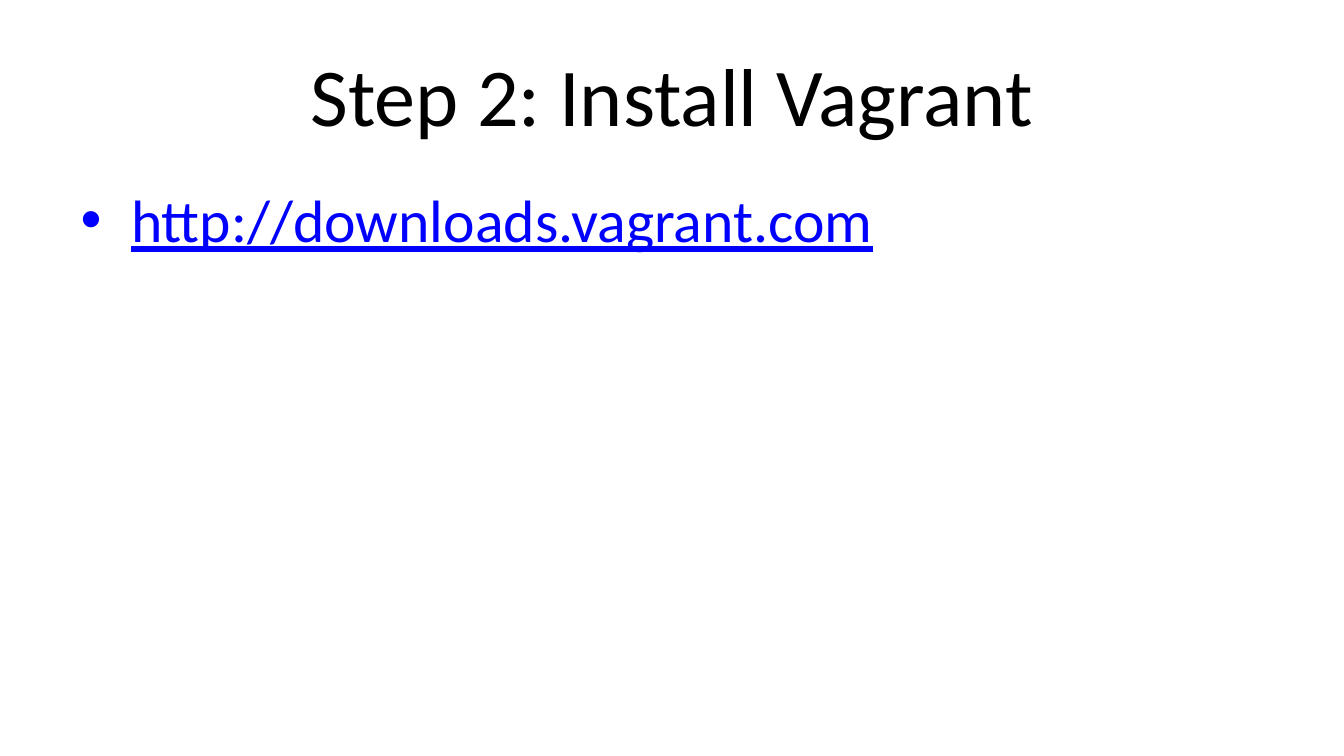
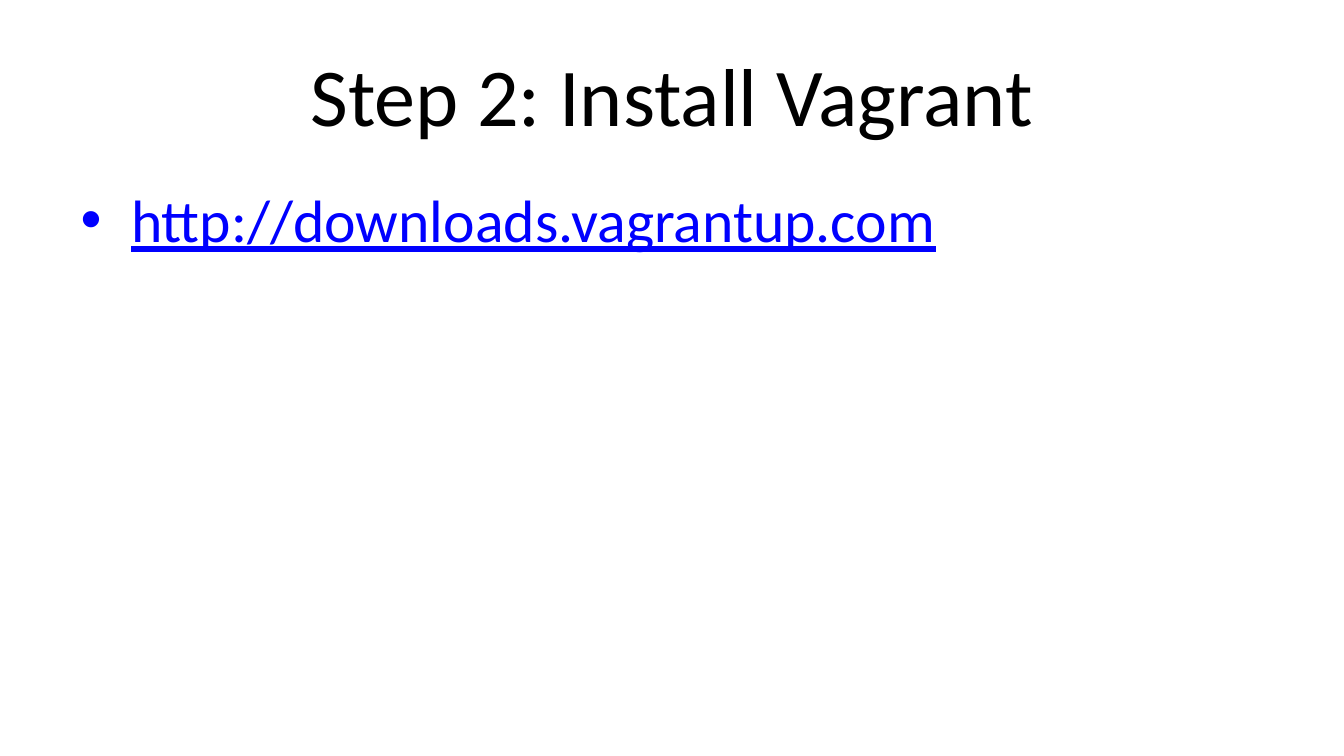
Before and after one commit to VMTrooper/VagrantBrownBag, a slide deck: slide 4 of Vagrant.pptx (slide 3 before the commit). Drawn at 1344x756 pixels with LibreOffice and Linux fonts; fonts in the diff are those of the drawing. Boxes give left, top, right and bottom in pixels: in the first picture for what was removed or moved away, otherwise in the second. Text is boxed around its words. In the diff, an @@ line names an element or a change of style, - is before the commit and + after.

```diff
--- a/Vagrant.pptx
+++ b/Vagrant.pptx
@@ text at (x1=131, y1=200, x2=935, y2=253): text changed @@
-• http://downloads.vagrant.com
+• http://downloads.vagrantup.com
```
Also in this commit, not shown: 6 other slides changed, 6 slides added, 1 slide removed, 6 other files.
